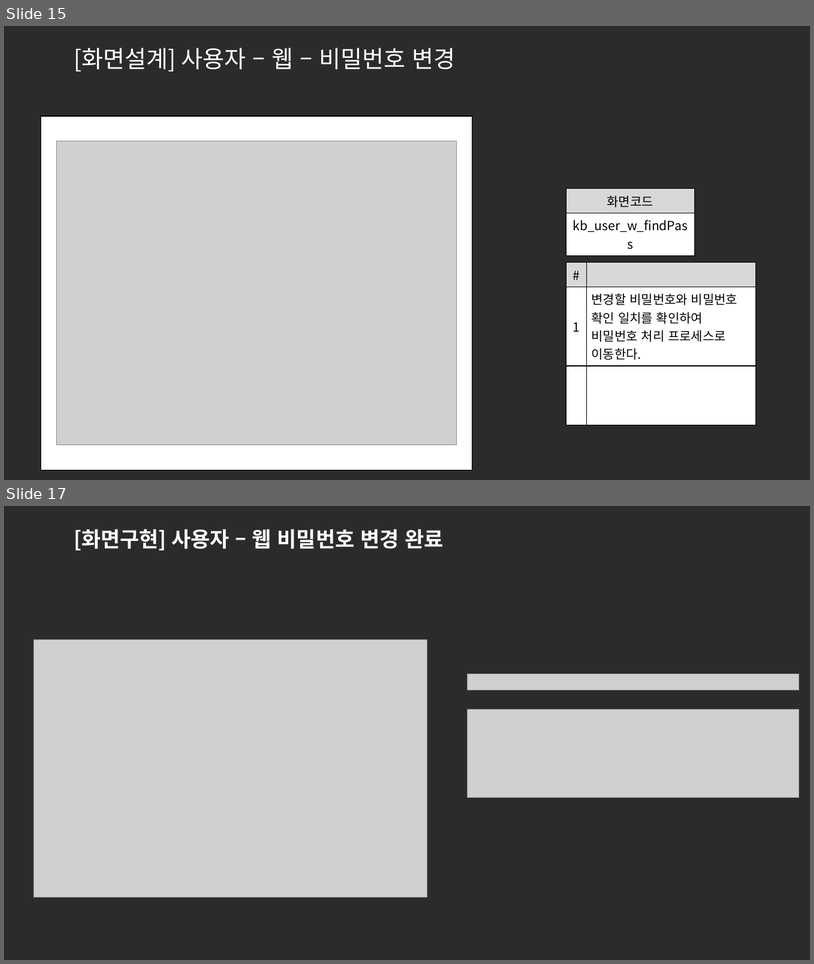
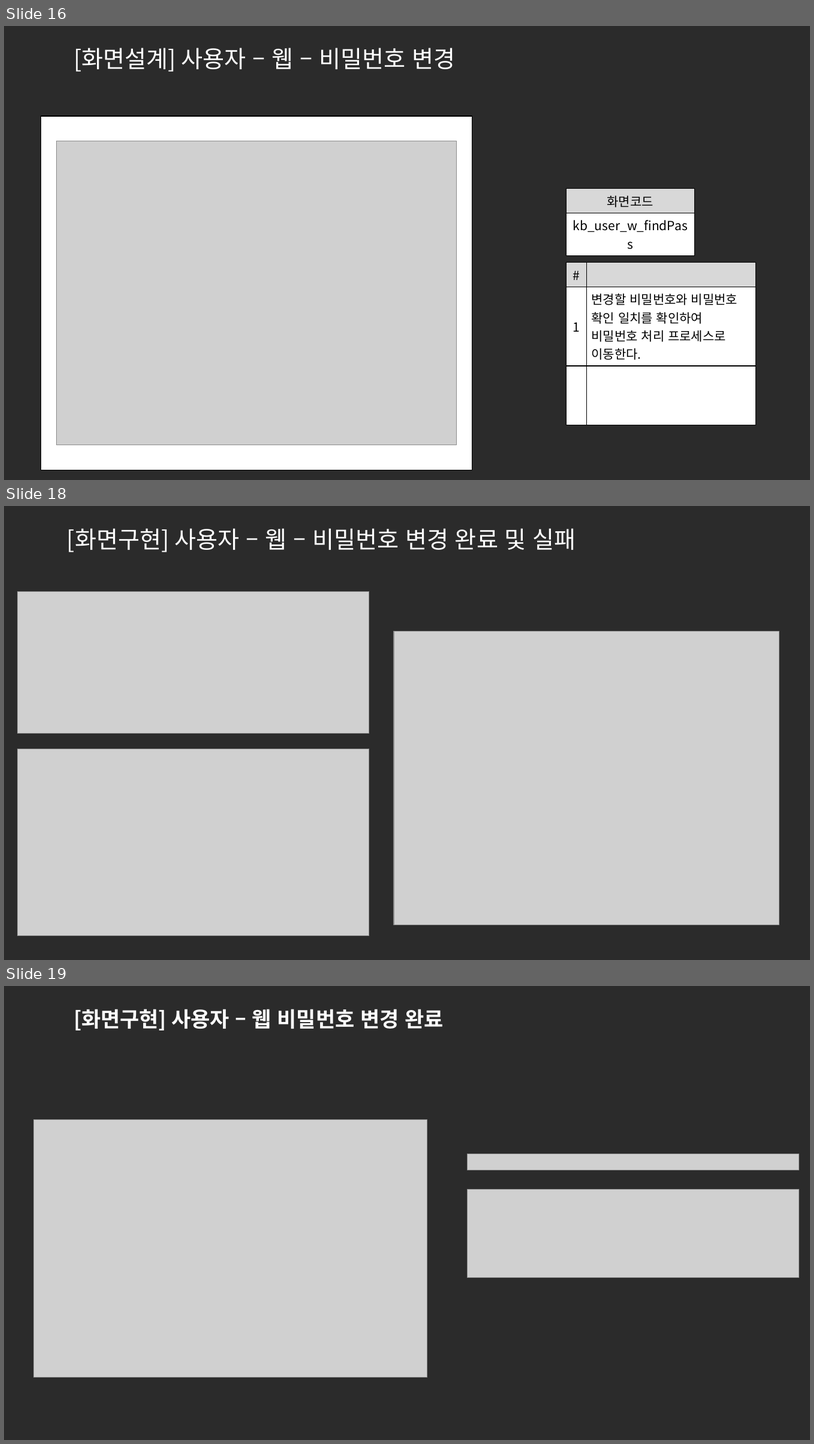
Before and after one commit to ezenteam2/e-Zone, a slide deck: 0 발표용 파워포인트/project05 - 파워포인트 종합 - 기범.pptx. Shown one above the other, each under a label of ours: slides 15 and 17 before the commit, slides 16, 18 and 19 after it; the slides between them are not shown. The pictures are 814x964 and 814x1444 pixels, drawn with LibreOffice and Linux fonts; fonts in the diff are those of the drawing; grey boxes stand for pictures; background and template pictures are left out; a plain dark background stands for a picture behind light text. Boxes give left, top, right and bottom in pixels: in the first picture for what was removed or moved away, otherwise in the second. Text is boxed around its words. In the diff, an @@ line names an element or a change of style, - is before the commit and + after.

```diff
--- a/0 발표용 파워포인트/project05 - 파워포인트 종합 - 기범.pptx
+++ b/0 발표용 파워포인트/project05 - 파워포인트 종합 - 기범.pptx
@@ slide 18 added at <box>4,506,810,960</box>, background picture (left out) @@
@@ text added at <box>67,528,576,552</box>, 28 pt, text #FFFFFF @@
+[화면구현] 사용자 – 웹 – 비밀번호 변경 완료 및 실패
@@ picture added at <box>17,591,369,733</box> @@
@@ picture added at <box>394,631,780,924</box> @@
@@ picture added at <box>17,748,369,936</box> @@
@@ what was slide 15 is now slide 16 @@
@@ what was slide 17 is now slide 19 @@
```
Also in this commit, not shown: 6 slides changed, 6 other slides added, 1 other file.
